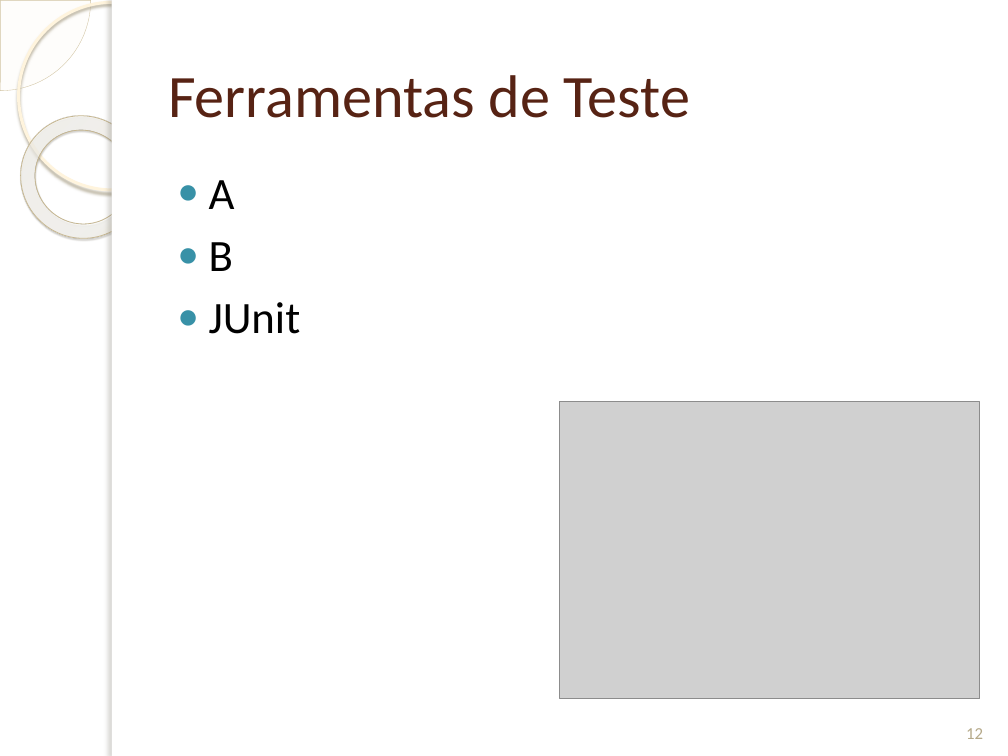
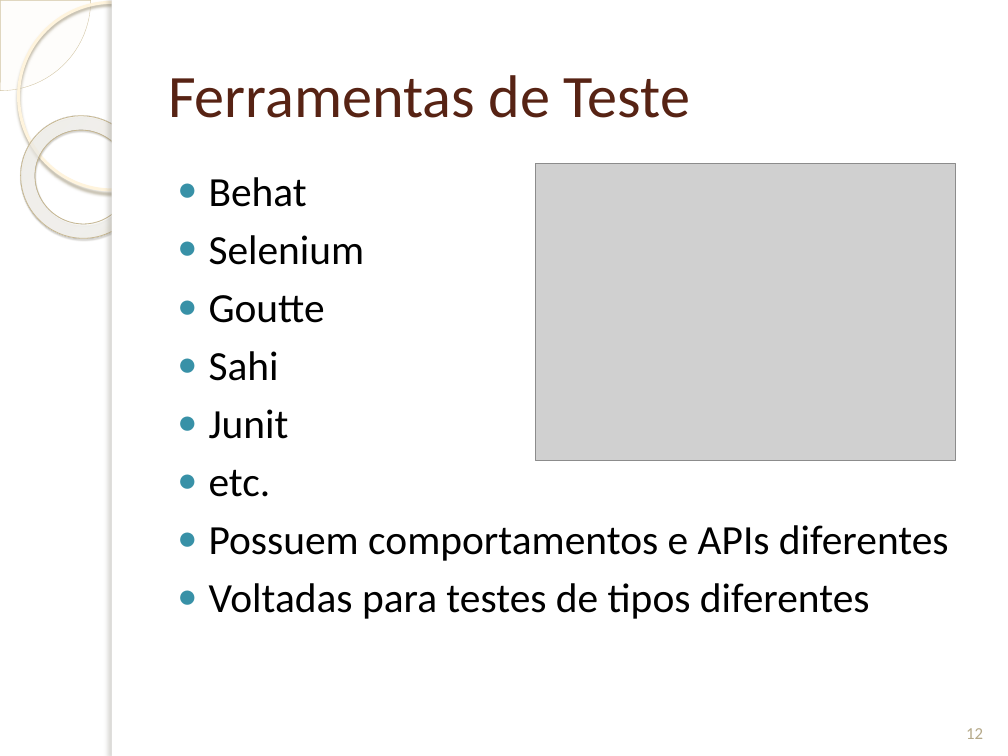
Before and after one commit to GilsonFonseca/TrabEngCompGrupo1, a slide deck: slide 12 of Trab Eng Software/Projeto sobre Testes/Teste de Software apoiado por ferramentas livres.pptx. Drawn at 1008x756 pixels with LibreOffice and Linux fonts; fonts in the diff are those of the drawing; grey boxes stand for pictures; background and template pictures are left out. Boxes give left, top, right and bottom in pixels: in the first picture for what was removed or moved away, otherwise in the second. Text is boxed around its words. In the diff, an @@ line names an element or a change of style, - is before the commit and + after.

```diff
--- a/Trab Eng Software/Projeto sobre Testes/Teste de Software apoiado por ferramentas livres.pptx
+++ b/Trab Eng Software/Projeto sobre Testes/Teste de Software apoiado por ferramentas livres.pptx
@@ text at [209,177,949,619]: text changed; size 32 to 29.6 pt @@
-● A
-● B
-● JUnit
+● Behat
+● Selenium
+● Goutte
+● Sahi
+● Junit
+● etc.
+● Possuem comportamentos e APIs diferentes
+● Voltadas para testes de tipos diferentes
@@ picture: place and size @@
-picture at [559,402,980,700]
+picture at [535,163,956,461]
```
Also in this commit, not shown: 2 slides added.
